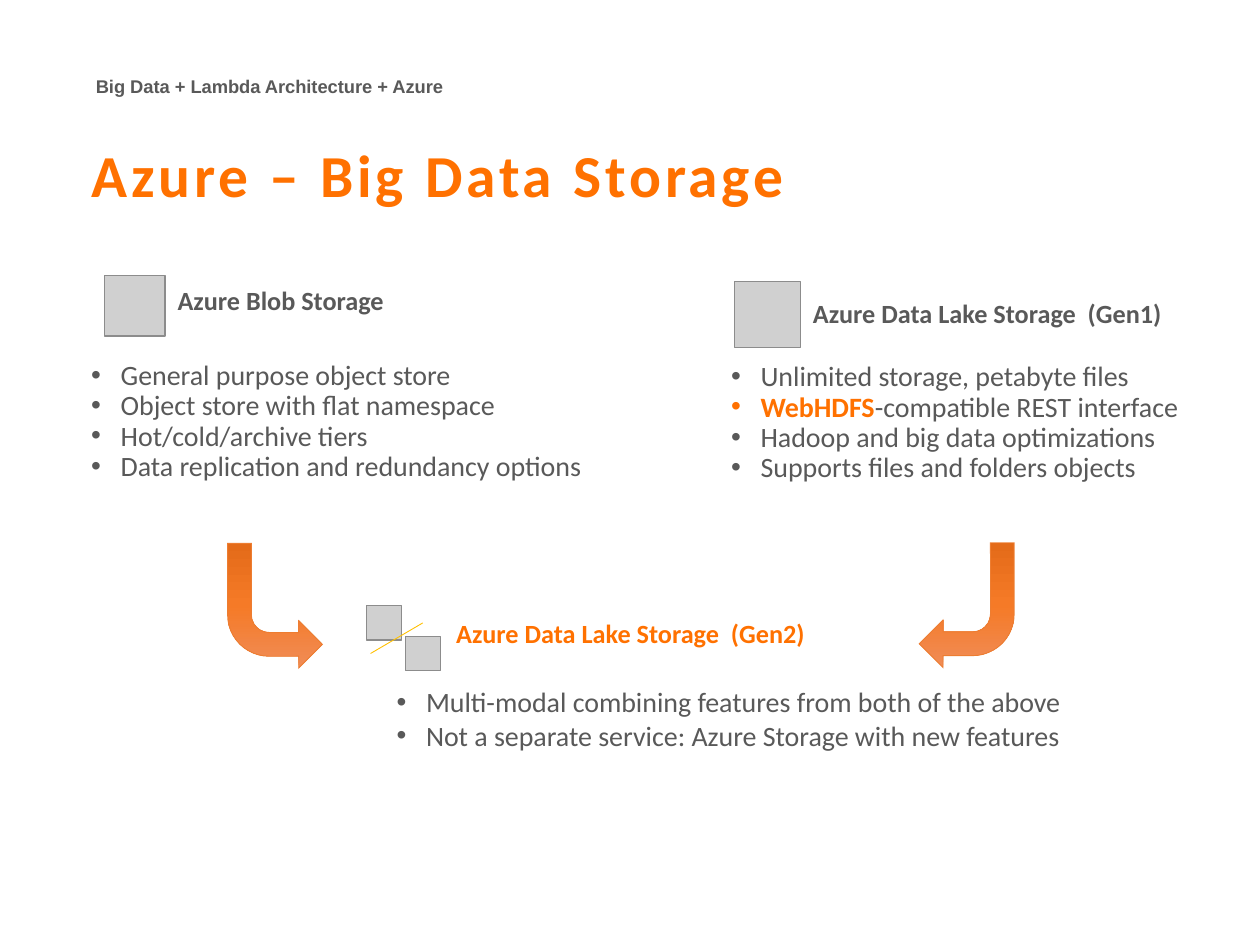
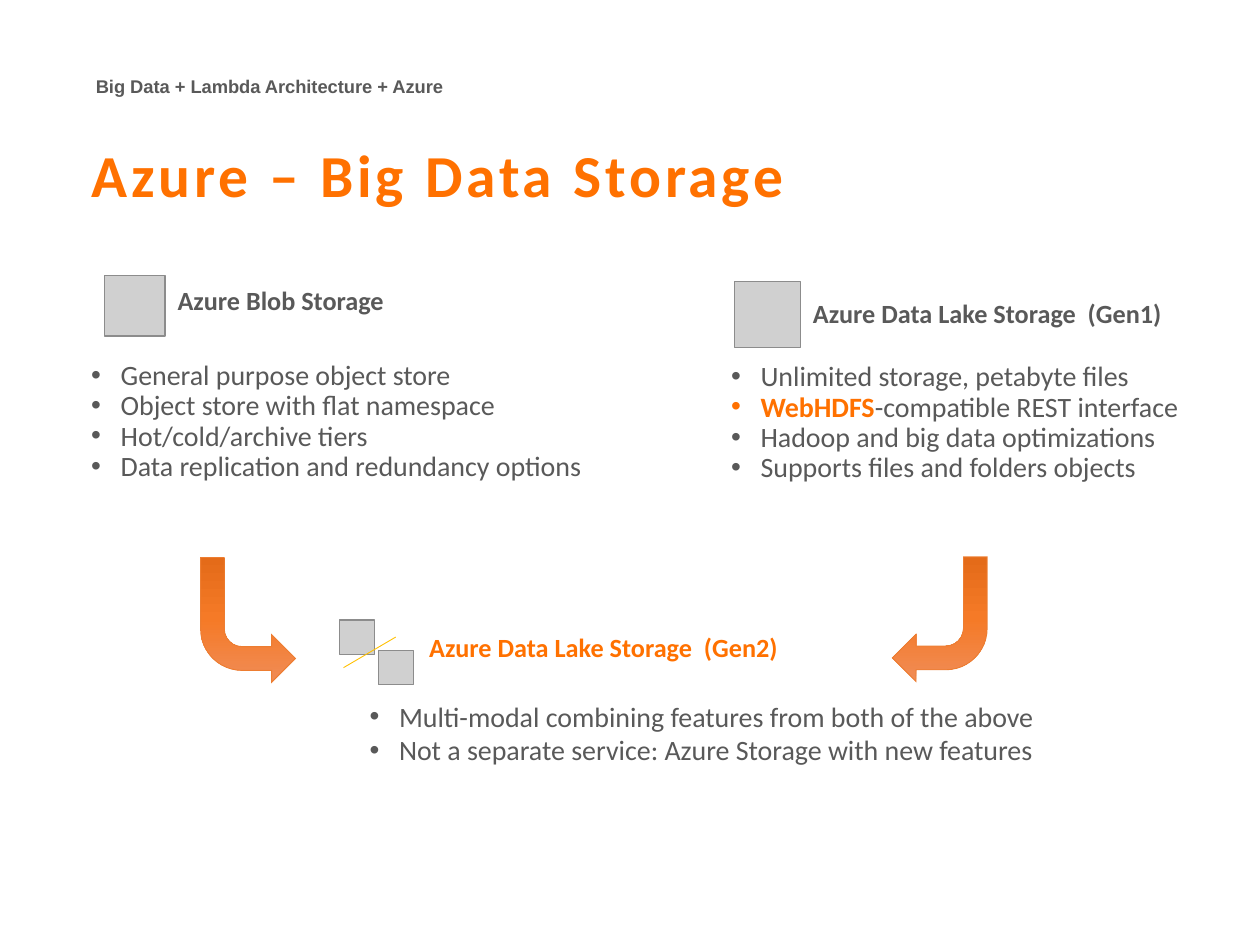
Before and after one commit to cloud4yourdata/CommunityEvents, a slide deck: slide 12 of FDD2018_LambdaArchitecture/LambdaArchitecture_V2.pptx. Drawn at 1260x945 pixels with LibreOffice and Linux fonts; fonts in the diff are those of the drawing; grey boxes stand for pictures; background and template pictures are left out. Boxes give left, top, right and bottom in pixels: in the first picture for what was removed or moved away, otherwise in the second. Text is boxed around its words. In the diff, an @@ line names an element or a change of style, - is before the commit and + after.

Commit message:
FDD LambdaArchitecture

```diff
--- a/FDD2018_LambdaArchitecture/LambdaArchitecture_V2.pptx
+++ b/FDD2018_LambdaArchitecture/LambdaArchitecture_V2.pptx
@@ 2 pictures, 2 bent arrows moved together from (x1=228, y1=543, x2=1014, y2=670) to (x1=200, y1=557, x2=987, y2=684) @@
@@ 2 texts, 1 line moved together from (x1=370, y1=622, x2=1060, y2=751) to (x1=344, y1=637, x2=1033, y2=765) @@
```
